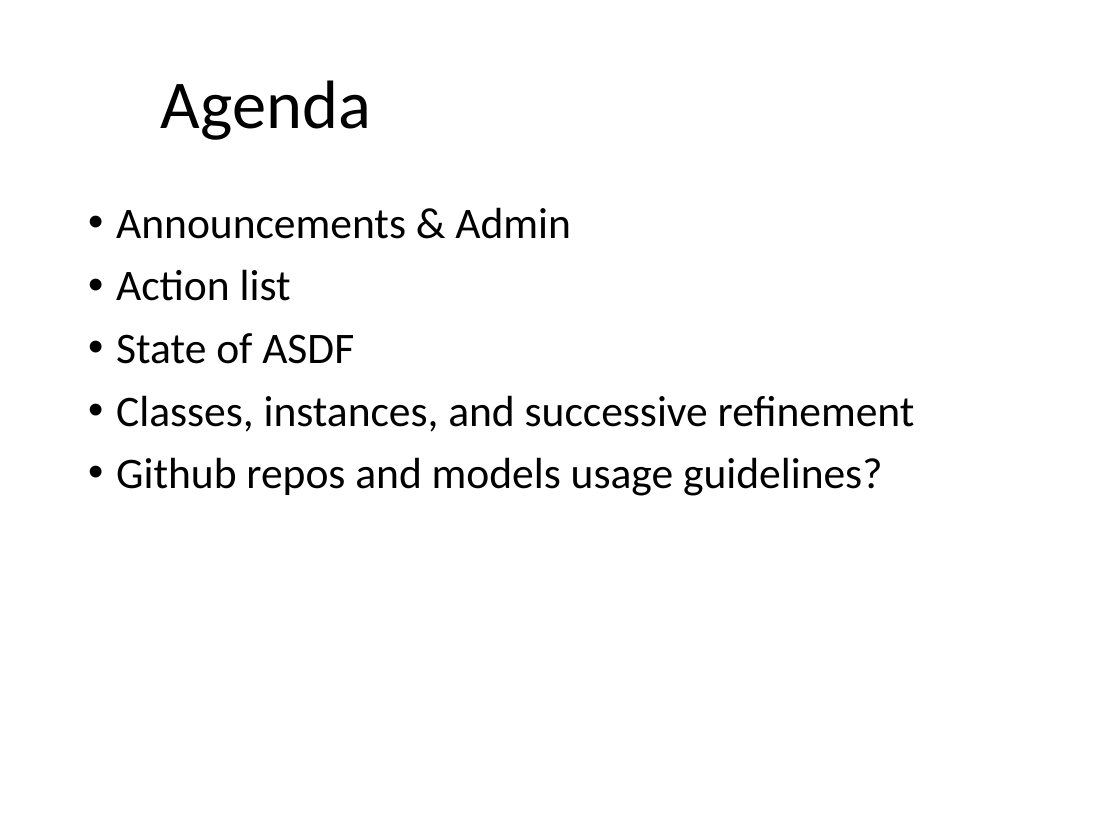
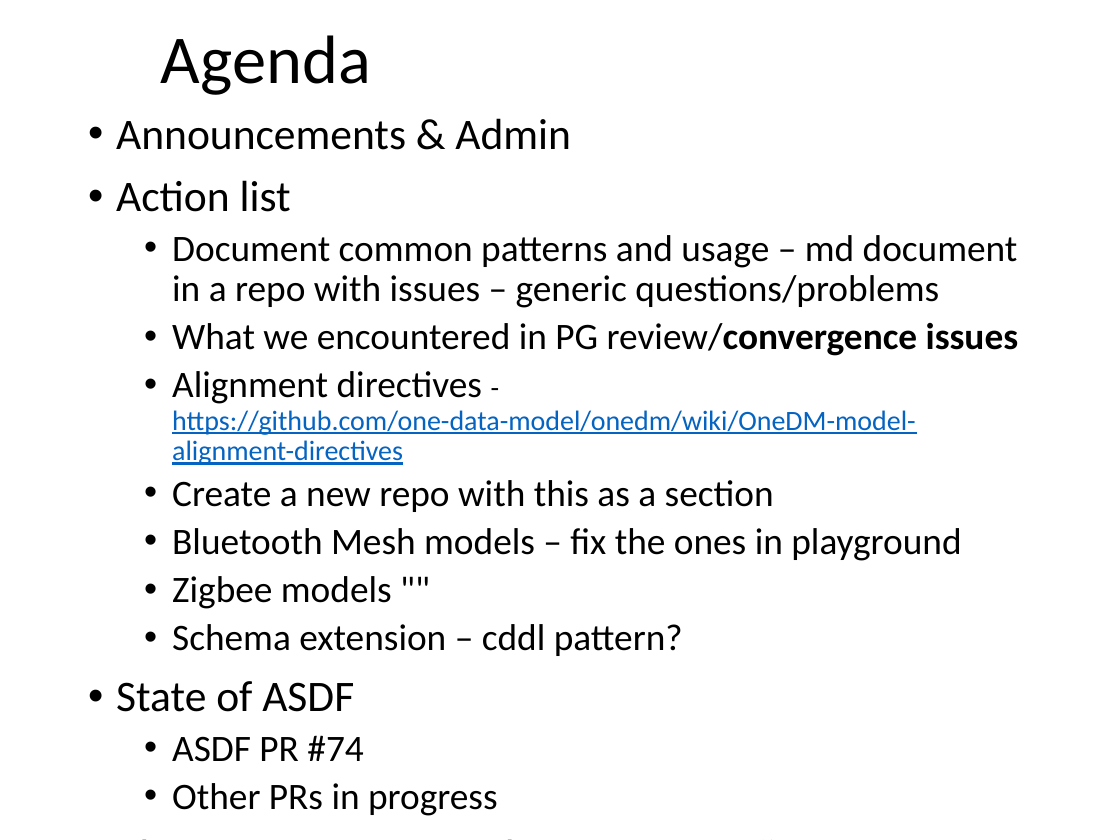
Before and after one commit to one-data-model/onedm-admin, a slide deck: slide 2 of Agenda Materials/onedm-agenda-2022-04-11.pptx. Drawn at 1120x840 pixels with LibreOffice and Linux fonts; fonts in the diff are those of the drawing; background and template pictures are left out. Boxes give left, top, right and bottom in pixels: in the first picture for what was removed or moved away, otherwise in the second. Text is boxed around its words. In the diff, an @@ line names an element or a change of style, - is before the commit and + after.

```diff
--- a/Agenda Materials/onedm-agenda-2022-04-11.pptx
+++ b/Agenda Materials/onedm-agenda-2022-04-11.pptx
@@ title "Agenda" moved from (x1=161, y1=80, x2=371, y2=140) to (x1=161, y1=35, x2=371, y2=95) @@
@@ text "Announcements & Admin" moved from (x1=116, y1=207, x2=915, y2=496) to (x1=116, y1=118, x2=1019, y2=816) @@
@@ text at (x1=172, y1=235, x2=1019, y2=656): paragraphs added @@
+  • Document common patterns and usage – md document in a repo with issues – generic questions/problems
+  • What we encountered in PG review/convergence issues
+  • Alignment directives - https://github.com/one-data-model/onedm/wiki/OneDM-model-alignment-directives
+  • Create a new repo with this as a section
+  • Bluetooth Mesh models – fix the ones in playground
+  • Zigbee models ""
+  • Schema extension – cddl pattern?
@@ text at (x1=172, y1=735, x2=498, y2=816): paragraphs added @@
+  • ASDF PR #74
+  • Other PRs in progress
```
Also in this commit, not shown: 1 other slide changed, 1 slide added.
